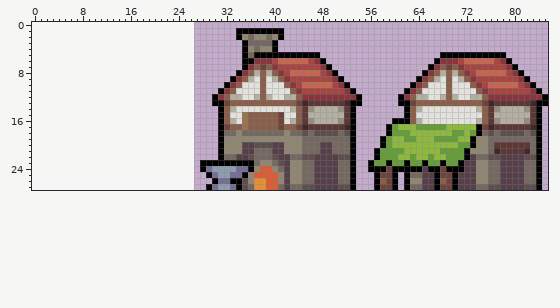
A pixel-art file gets an edit: Construction.aseprite. The first picture shows the starting point.
60x28 pixels, 1 frame. The old version is drawn lined up with the new one, on the new canvas.
The result:
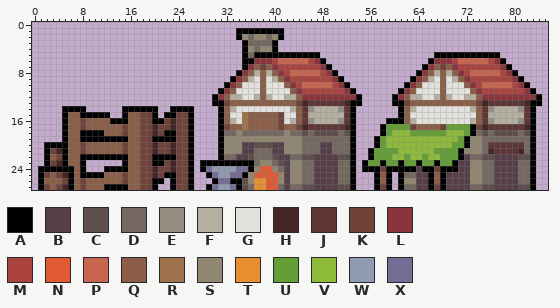
Palette (. is transparent): A #000000  B #563f49  C #5e4f4d  D #756860  E #948d81  F #b4afa0  G #e2e1dc  H #442627  J #5f3636  K #70433a  L #8b343d  M #ab443f  N #e15a33  P #c8654d  Q #8d5e47  R #9e734b  S #91866f  T #e78e2e  U #639f35  V #8dbb39  W #8e9bb0  X #766d96
The exact change:
canvas 60x28 -> 86x28, the old top-left corner now at 27,0 (the part of the old canvas that was cut away was empty and is not shown)
y 5: x 67 . -> A; x 78 A -> .
y 6: x 66..67 .A -> AL; x 70..71 LM -> MP; x 76..79 PMLA -> MLA.
y 7: x 65..71 .ALQKQL -> ALQKQLM; x 78..80 MLA -> LA.
y 8: x 64..73 .ALQFQFQLM -> ALQFQFQLMP; x 78..81 PMLA -> MLA.
y 9: x 63..73 .ALQFGQGFQL -> ALQFGQGFQLM; x 80..82 MLA -> LA.
y 10: x 62..65 .ALQ -> ALQG; x 68..69 GQ -> QG; x 72..75 GQLM -> QLMP; x 80..83 PMLA -> MLA.
y 11: x 61..64 .ALQ -> ALQG; x 68..69 GQ -> QG; x 73..75 GQL -> QLM; x 82..84 MLA -> LA.
y 12: x 60..63 .ALQ -> ALQF; x 65 F -> G; x 67..70 GFQF -> FQFG; x 72 G -> F; x 74..75 FQ -> QL; x 84..85 LA -> A.
y 13: x 60 . -> A; x 62..63 AK -> KQ; x 74..76 QKH -> KHJ; x 82..83 JH -> HA; x 85 A -> .
y 14: x 5..8 .... -> AAAA; x 15..20 ...... -> AAAAAA; x 23..26 .... -> AAAA; x 61..64 .AQF -> AQFG; x 73..77 GFQJE -> FQJEF; x 81..84 FEJA -> EJA.
y 15: x 5..12 ........ -> AQQAAAAA; x 15..20 ...... -> AQQKKA; x 22..26 ..... -> AAKKA; x 61..63 .AQ -> AQG; x 74..76 GQJ -> QJF; x 82..84 FJA -> JA.
y 16: x 5..26 ...................... -> AQQKQQQQAAAQQKKAAKHKKA; x 59 . -> A; x 62..64 AQF -> QFG; x 73..77 GFQJE -> FQJEF; x 81..84 FEJA -> EJA.
y 17: x 5..26 ...................... -> AQQKQQQQQQKQQKKHKKHKKA; x 58..59 .A -> AU; x 61..76 VVVUUUUUVVVVVAKH -> UUKQQQQKUUUUAKHJ; x 82..84 JHA -> HA.
y 18: x 5..26 ...................... -> AQQAAAAQQQKQQKKHKAAKKA; x 58..68 .AUUUVVVVVV -> AUVVVUUUUUU; x 70..77 UUVUADCD -> VVUADCDC; x 81..84 CDCA -> DCA.
y 19: x 5..26 ...................... -> AQQAAAAAAAAQQKKAAAAKKA; x 57..59 .AU -> AUV; x 62..63 UU -> VV; x 67..73 UUUUVVA -> VVVVUAS; x 75 S -> D; x 83..84 DA -> A.
y 20: x 2..26 ......................... -> AAAAQQKQQQQQQKQQKKHKKHKKA; x 57..59 .AU -> AUV; x 70 V -> U; x 72..73 UA -> AS; x 75..76 SD -> DJ; x 82..84 JDA -> DA.
y 21: x 2..26 ......................... -> AKHAQQKQQQQQQKQQKKHKKHKKA; x 56..57 .A -> AU; x 61 U -> V; x 67 V -> U; x 71..72 UA -> AS; x 75..77 SDH -> DHJ; x 81..84 JHDA -> HDA.
y 22: x 2..26 ......................... -> AQKAQQAAAAAAAAQQKKAAAAKKA; x 56..57 .A -> AU; x 60 U -> V; x 62..63 VU -> UV; x 65..66 VU -> UV; x 68 V -> U; x 71..73 UAB -> ABD; x 75 D -> C; x 77 C -> B; x 81 B -> C; x 83..84 CA -> A.
y 23: x 2..8 ....... -> AKHAQQA; x 15..26 ............ -> AQQKKAAKHKKA; x 55..56 .A -> AU; x 58..59 UA -> AU; x 61..62 UA -> AU; x 64..65 UA -> AU; x 67..68 UA -> AU; x 70..71 UA -> AB; x 73 B -> S; x 75 S -> D; x 77 D -> B; x 81 B -> D; x 83..84 DA -> A.
y 24: x 1..8 ........ -> AAAAAAQA; x 12..26 ............... -> AAAAQQKKHKKHKKA; x 55 . -> A; x 58..59 AK -> KA; x 64..65 AB -> BA; x 67..68 AK -> KA; x 71 A -> B; x 73 B -> S; x 75 S -> D; x 77 D -> B; x 81 B -> D; x 83..84 DA -> A.
y 25: x 1..26 .......................... -> AKQKHAQAAAAQQQKQQKKHKAAKKA; x 58..62 KKA.A -> QA.AD; x 64 D -> B; x 66..70 BAKKA -> AQABB; x 73 B -> S; x 75 S -> D; x 77 D -> B; x 81 B -> D; x 83..84 DA -> A.
y 26: x 1..21 ..................... -> AQQQKAQKQQQQQQKQQKKAA; x 23..26 .... -> AKKA; x 59..62 KA.A -> A.AS; x 64 S -> B; x 66..70 BAQKA -> AQABB; x 73 B -> S; x 75 S -> D; x 77 D -> B; x 81 B -> D; x 83..84 DA -> A.
y 27: x 1..20 .................... -> AKQKHAQKQQQAAAAQQKKA; x 23..26 .... -> AKKA; x 59..62 KA.A -> A.AD; x 64 D -> B; x 66..70 BAKKA -> AKABB; x 73 B -> D; x 75 D -> C; x 77 C -> B; x 81 B -> C; x 83..84 CA -> A.
Changed places in both pictures, as pixel boxes (x1, y1, x2, y2):
changed: (362, 52, 548, 190)
added: (38, 106, 194, 190)
